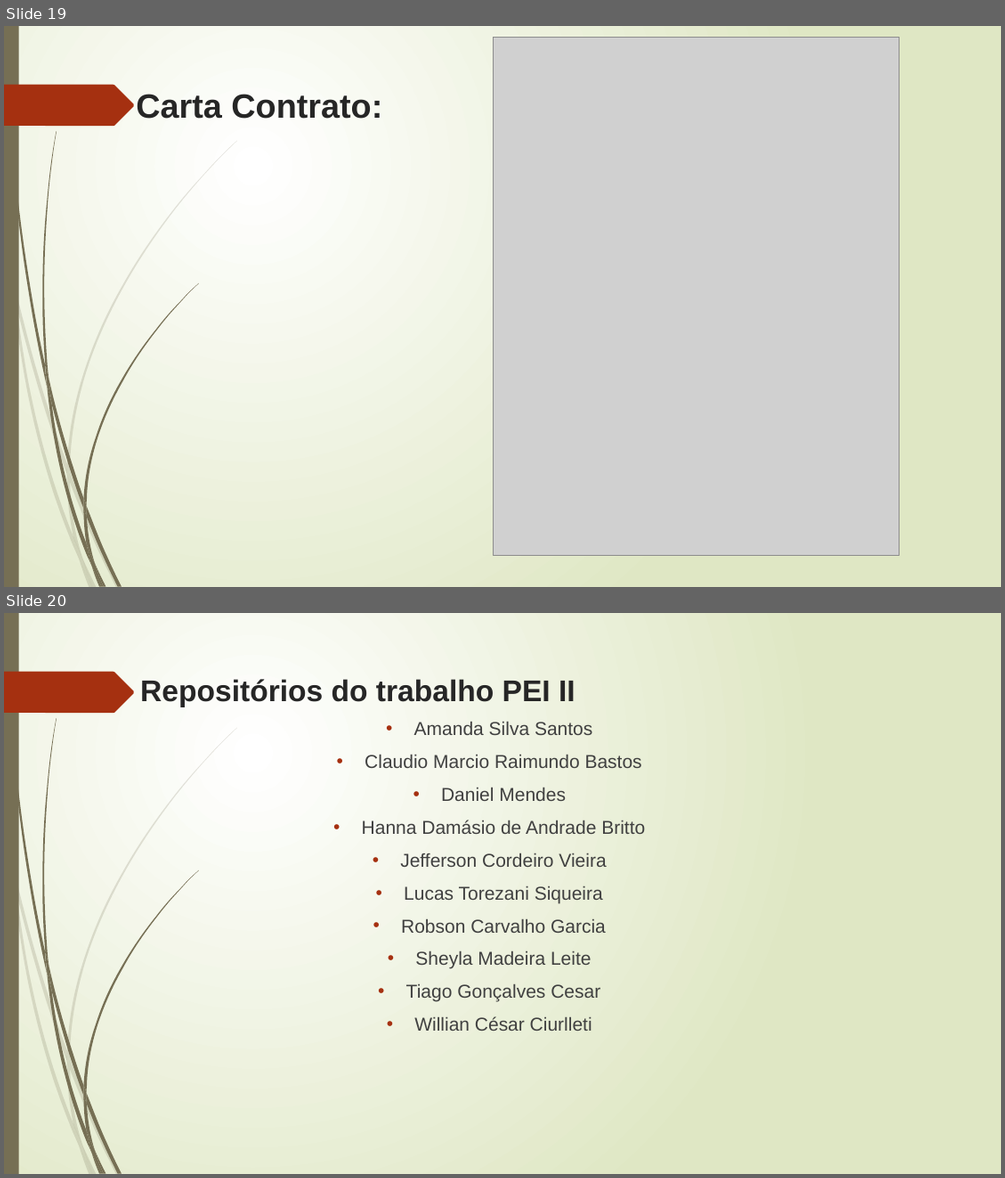
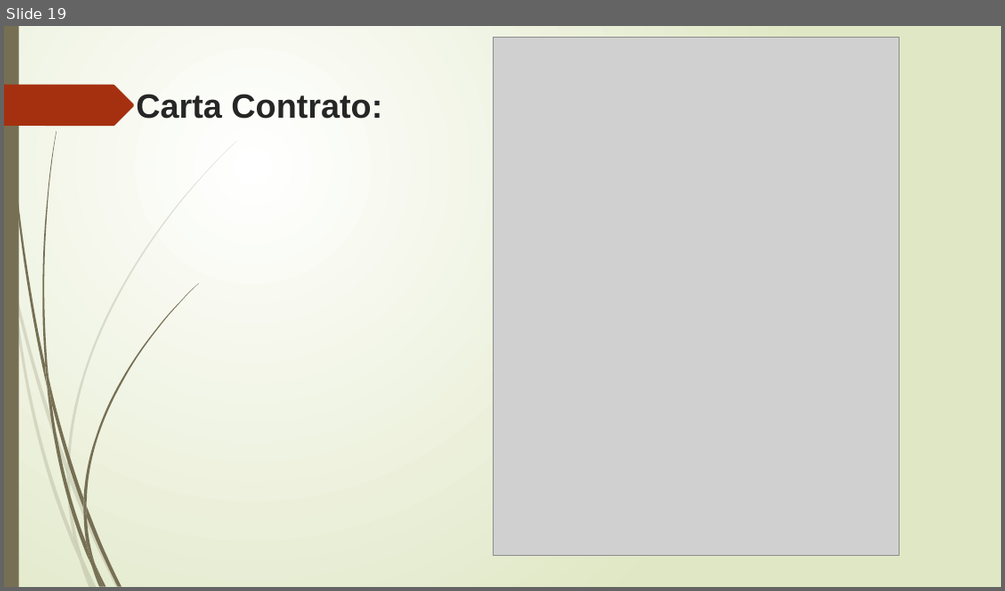
Before and after one commit to ClaudioMRB/Projeto-de-Extens-o-e-Inova-o-Interdisciplinar-II, a slide deck: Apresentação1.pptx. Shown one above the other, each under a label of ours: slides 19 and 20 before the commit, slide 19 after it. The pictures are 1005x1178 and 1005x591 pixels, drawn with LibreOffice and Linux fonts; fonts in the diff are those of the drawing; grey boxes stand for pictures. Boxes give left, top, right and bottom in pixels: in the first picture for what was removed or moved away, otherwise in the second. Text is boxed around its words. In the diff, an @@ line names an element or a change of style, - is before the commit and + after.

Commit message:
Adicionando link do repositório

```diff
--- a/Apresentação1.pptx
+++ b/Apresentação1.pptx
@@ slide 20 removed at (4, 613, 1001, 1174), background gradient #FFFFFF to #DFE8C4; not listed: 24 template elements that a slide beside it also shows @@
@@ title removed at (140, 679, 575, 706) @@
-Repositórios do trabalho PEI II
@@ text removed at (362, 721, 645, 1030) @@
-• Amanda Silva Santos
-• Claudio Marcio Raimundo Bastos
-• Daniel Mendes
-• Hanna Damásio de Andrade Britto
-• Jefferson Cordeiro Vieira
-• Lucas Torezani Siqueira
-• Robson Carvalho Garcia
-• Sheyla Madeira Leite
-• Tiago Gonçalves Cesar
-• Willian César Ciurlleti
```
Also in this commit, not shown: 1 slide added.
